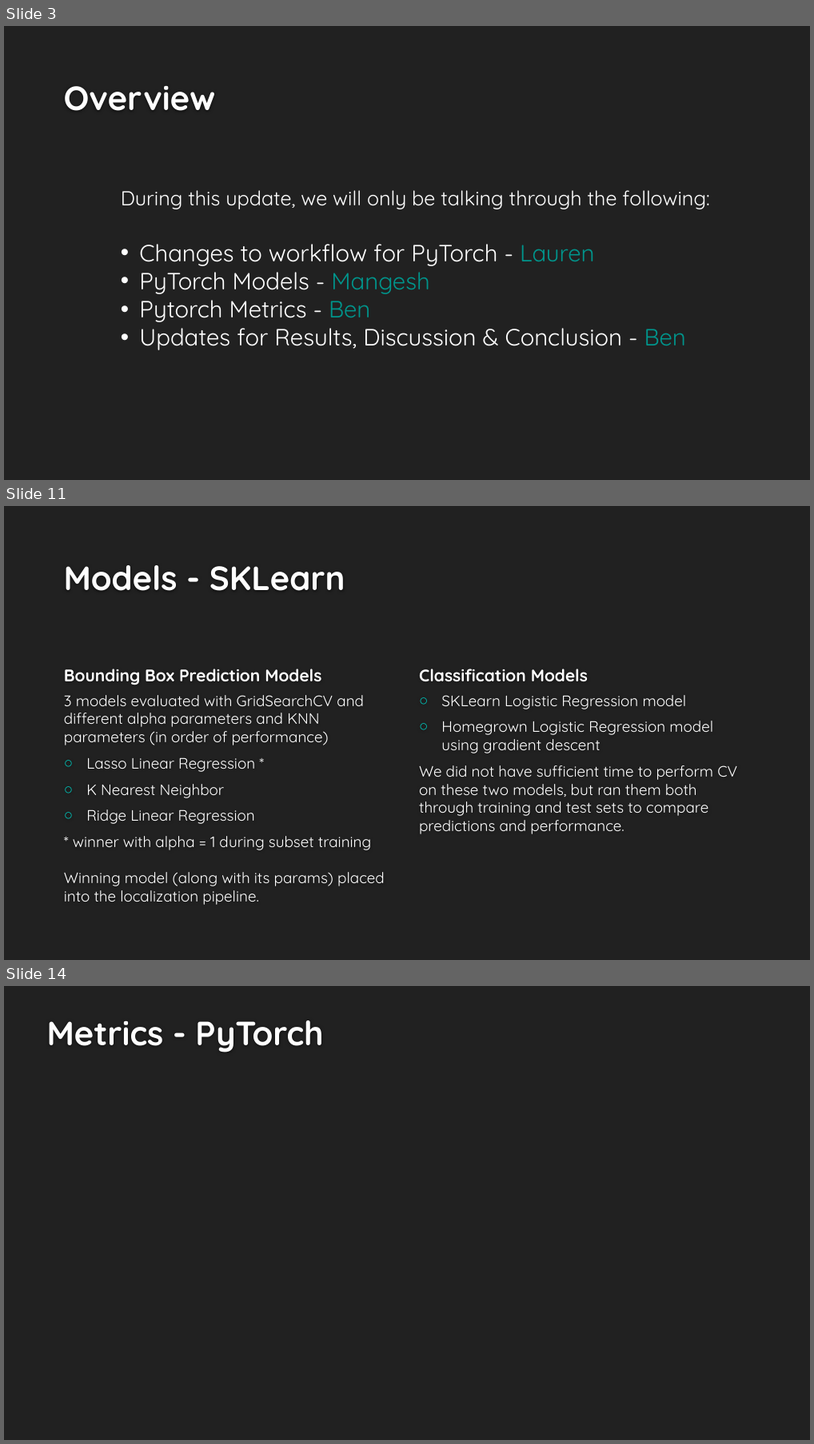
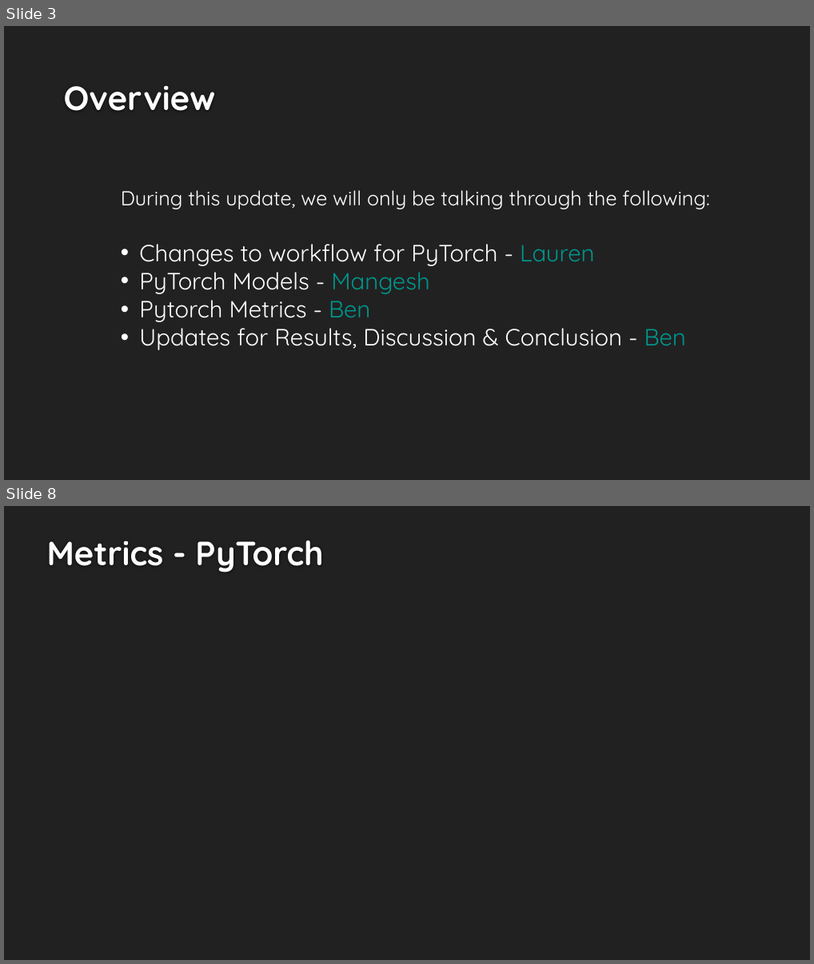
Before and after one commit to LaurenMadar/AML-finalgroup2, a slide deck: other/Group2_Phase2.pptx. Shown one above the other, each under a label of ours: slides 3, 11 and 14 before the commit, slides 3 and 8 after it; the slides between them are not shown. The pictures are 814x1444 and 814x964 pixels, drawn with LibreOffice and Linux fonts; fonts in the diff are those of the drawing; background and template pictures are left out. Boxes give left, top, right and bottom in pixels: in the first picture for what was removed or moved away, otherwise in the second. Text is boxed around its words. In the diff, an @@ line names an element or a change of style, - is before the commit and + after.

```diff
--- a/other/Group2_Phase2.pptx
+++ b/other/Group2_Phase2.pptx
@@ slide 11 removed at (4,506,810,960), background #212121 @@
@@ title removed at (64,565,346,591) @@
-Models - SKLearn
@@ text removed at (64,668,322,684) @@
-Bounding Box Prediction Models
@@ text removed at (419,668,588,681) @@
-Classification Models
@@ text removed at (64,695,385,904) @@
-3 models evaluated with GridSearchCV and different alpha parameters and KNN parameters (in order of performance)
-○ Lasso Linear Regression *
-○ K Nearest Neighbor
-○ Ridge Linear Regression
-* winner with alpha = 1 during subset training
-Winning model (along with its params) placed into the localization pipeline.
@@ text removed at (419,695,738,834) @@
-○ SKLearn Logistic Regression model
-○ Homegrown Logistic Regression model using gradient descent
-We did not have sufficient time to perform CV on these two models, but ran them both through training and test sets to compare predictions and performance.
@@ what was slide 14 is now slide 8 @@
```
Also in this commit, not shown: 5 slides changed, 1 slide added, 6 other slides removed, 2 other files.
